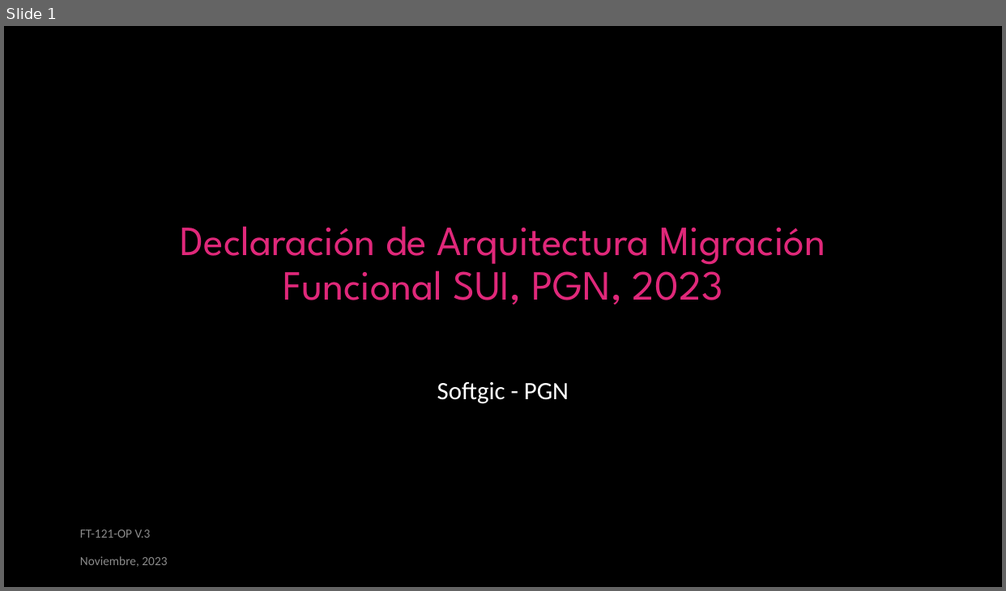
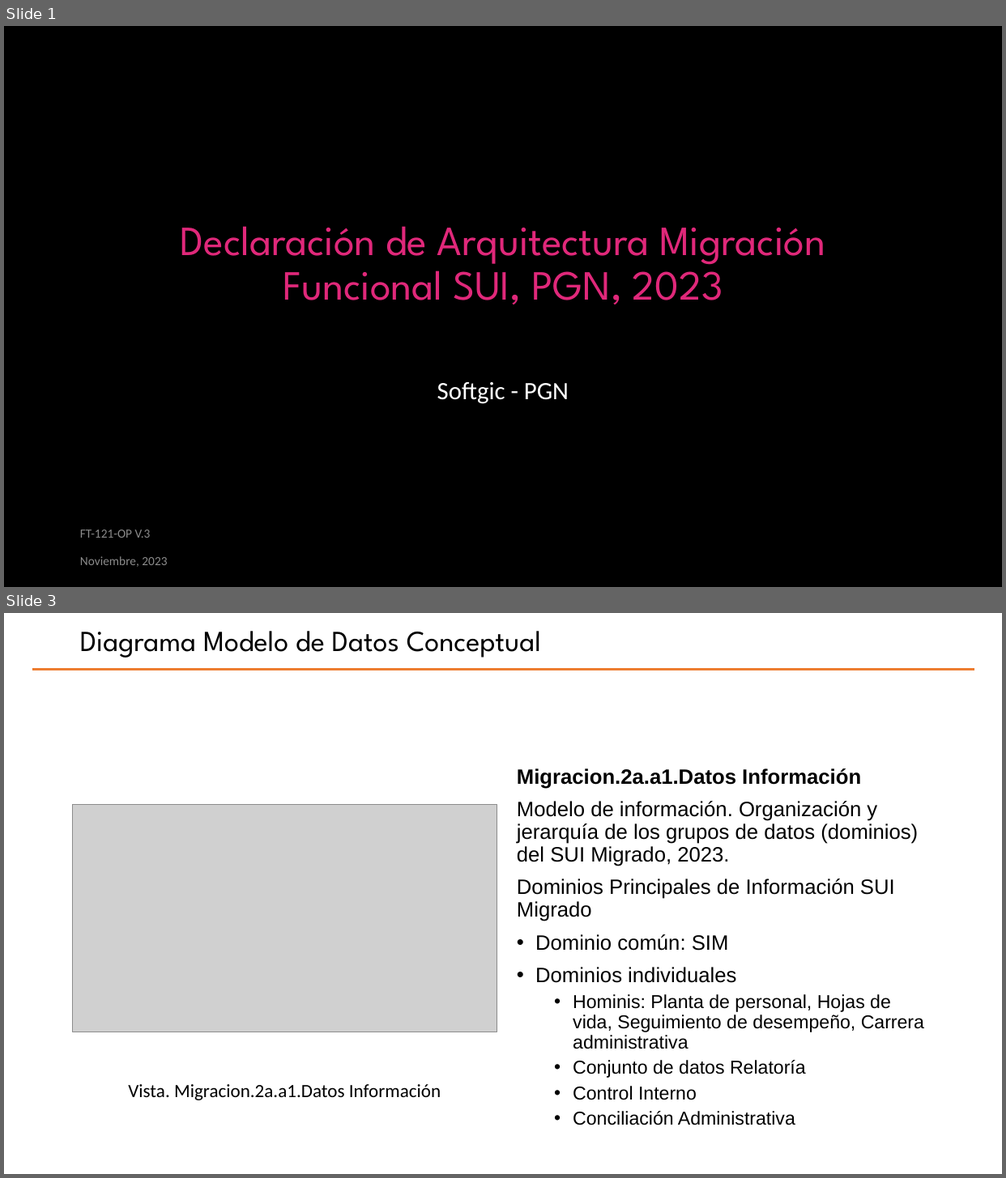
Before and after one commit to hwong23/pgn-078, a slide deck: content/pptxoutpt.pptx. Shown one above the other, each under a label of ours: slide 1 before the commit, slides 1 and 3 after it; the slides between them are not shown. The pictures are 1006x591 and 1006x1178 pixels, drawn with LibreOffice and Linux fonts; fonts in the diff are those of the drawing; grey boxes stand for pictures; background and template pictures are left out. Boxes give left, top, right and bottom in pixels: in the first picture for what was removed or moved away, otherwise in the second. Text is boxed around its words. In the diff, an @@ line names an element or a change of style, - is before the commit and + after.

```diff
--- a/content/pptxoutpt.pptx
+++ b/content/pptxoutpt.pptx
@@ slide 3 added at [4, 613, 1002, 1174], background #FFFFFF @@
@@ title added at [80, 631, 541, 658], 28 pt, text #000000 @@
+Diagrama Modelo de Datos Conceptual
@@ line added from (32, 669) to (975, 669), #ED7D31 2.25 pt @@
@@ text added at [517, 769, 924, 1126], 20 pt, text #000000 @@
+Migracion.2a.a1.Datos Información
+Modelo de información. Organización y jerarquía de los grupos de datos (dominios) del SUI Migrado, 2023.
+Dominios Principales de Información SUI Migrado
+• Dominio común: SIM
+• Dominios individuales
+  • Hominis: Planta de personal, Hojas de vida, Seguimiento de desempeño, Carrera administrativa
+  • Conjunto de datos Relatoría
+  • Control Interno
+  • Conciliación Administrativa
@@ picture added at [73, 805, 497, 1033] @@
@@ text added at [128, 1084, 441, 1101], 18 pt, text #000000 @@
+Vista. Migracion.2a.a1.Datos Información
```
Also in this commit, not shown: 2 slides changed, 2 other slides added, 15 slides removed, 16 other files.
